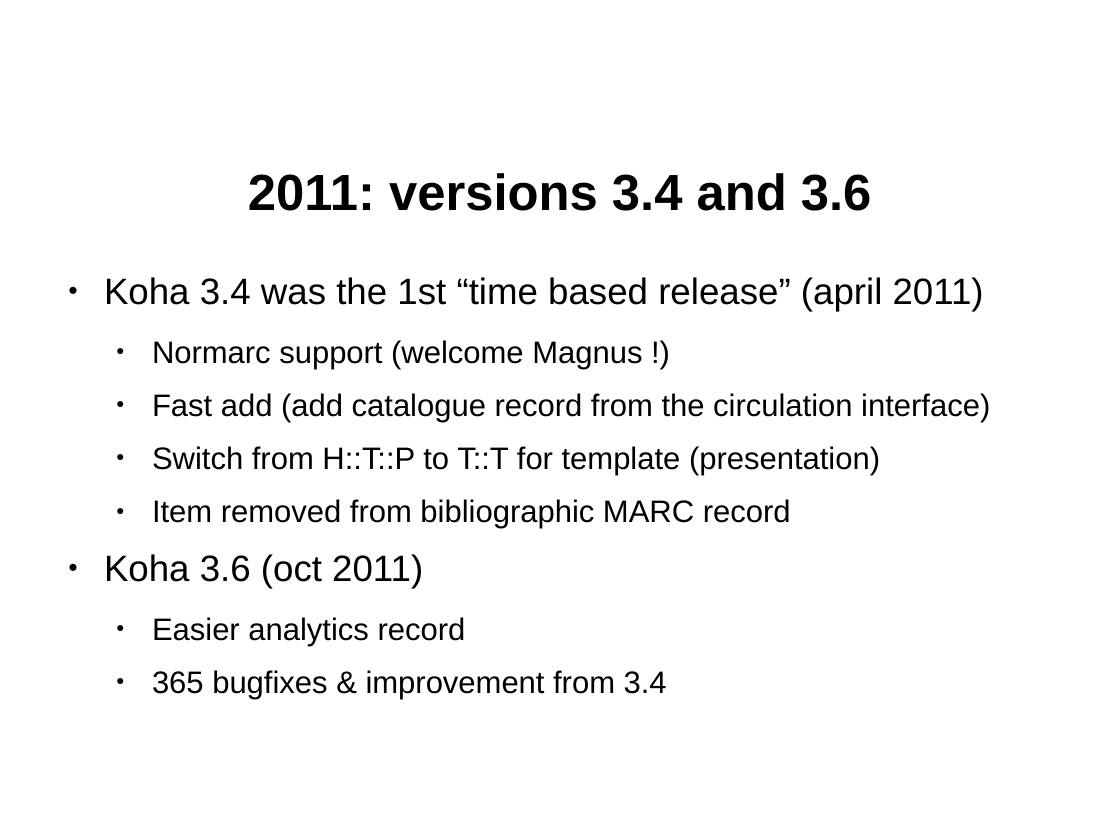
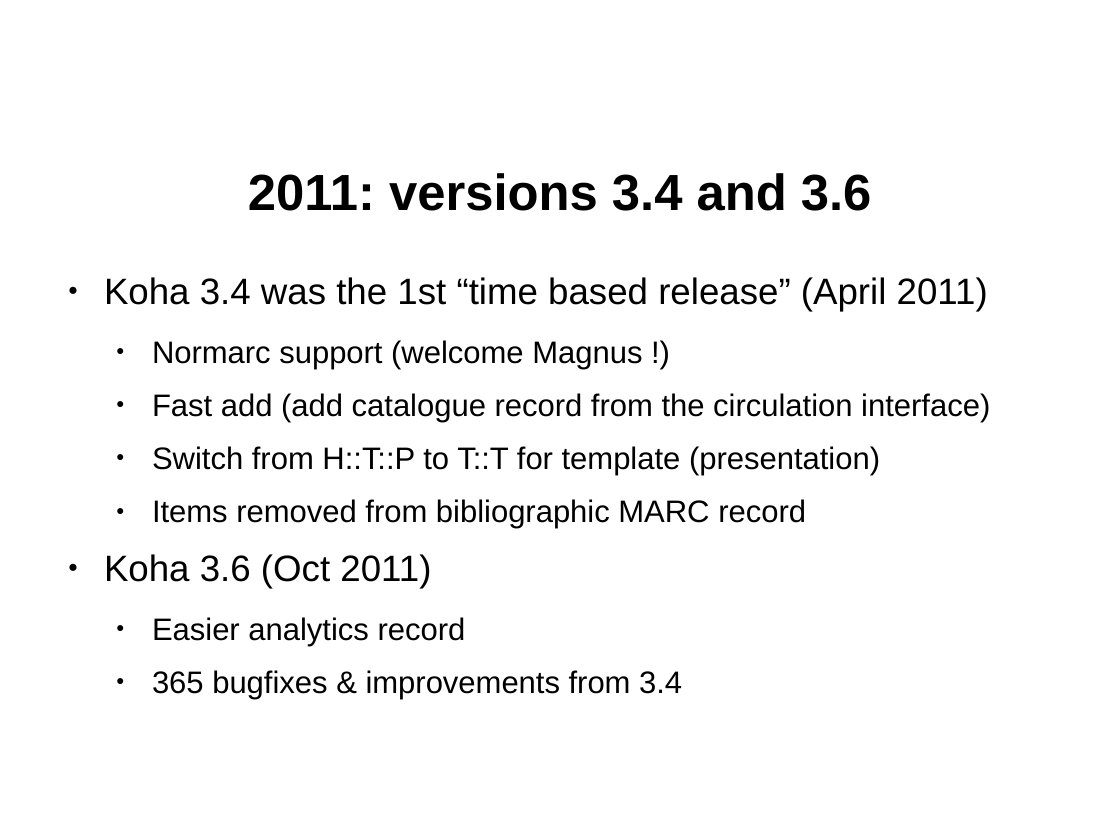
Before and after one commit to ranginui/presentation, a slide deck: slide 18 of kohaconclave/keynote/keynote.odp. Drawn at 1120x840 pixels with LibreOffice and Linux fonts; fonts in the diff are those of the drawing; background and template pictures are left out. Boxes give left, top, right and bottom in pixels: in the first picture for what was removed or moved away, otherwise in the second. Text is boxed around its words. In the diff, an @@ line names an element or a change of style, - is before the commit and + after.

```diff
--- a/kohaconclave/keynote/keynote.odp
+++ b/kohaconclave/keynote/keynote.odp
@@ text at [104,277,988,311]: text changed @@
-● Koha 3.4 was the 1st “time based release” (april 2011)
+● Koha 3.4 was the 1st “time based release” (April 2011)
@@ text at [104,499,806,588]: text changed @@
-  ● Item removed from bibliographic MARC record
-● Koha 3.6 (oct 2011)
+  ● Items removed from bibliographic MARC record
+● Koha 3.6 (Oct 2011)
@@ text at [152,670,682,699]: text changed @@
-  ● 365 bugfixes & improvement from 3.4
+  ● 365 bugfixes & improvements from 3.4
```
Also in this commit, not shown: 15 other slides changed, 1 other file.
